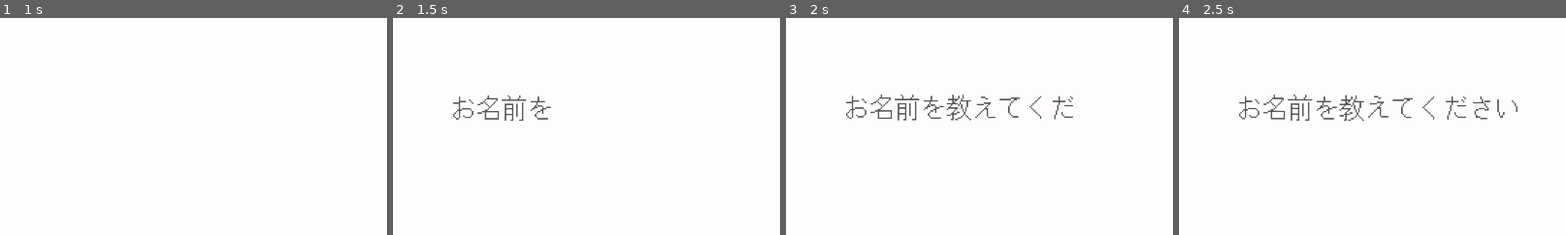
Above: before the commit, frames 1-4 (left to right).
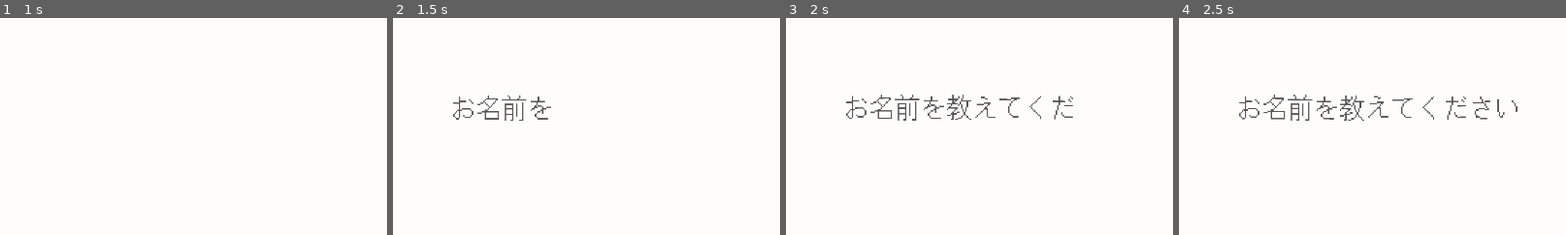
Above: after the commit, the same moments.

Repository: pvmathew/denliner
Game: Godot game, scene res://Scenes/game.tscn
The game is run twice, just before and just after one commit, with the same random seed, the same clock (stepped at 60 frames per second) and the same inputs.
Inputs (mouse positions are % of the whole screen's width and height, from its top left):
- Up to frame 1 (1 s): tap Enter at 0.5 s; move the mouse to (72, 45) at 0.52 s; click (72, 45) at 0.67 s
- Up to frame 2 (1.5 s): move the mouse to (30, 55) at 1.27 s; click (30, 55) at 1.42 s
- Up to frame 3 (2 s): no input
- Up to frame 4 (2.5 s): tap Space at 2 s; move the mouse to (60, 28) at 2.02 s; click (60, 28) at 2.17 s
The pictures show only the part of the screen within x 24-74%, y 17-67%; the shares and areas given below are measured in that part.

Frame 1 is identical in both runs. In frame 2, 0.2% of the frame differs, in the area x 15-41%, y 36-47%; in frame 3, 0.4%; in frame 4, 0.5%, in the area x 15-88%, y 35-48%.

Commit message:
Add scrolling bg to main menu

Diff:
--- a/Scenes/UI/MainMenu/main_menu.gd
+++ b/Scenes/UI/MainMenu/main_menu.gd
@@ -1,4 +1,4 @@
-extends Node2D
+extends Control
 
 const JOIN_SCENE_PATH = "res://Scenes/Join/Join.tcsn"
 
--- a/Scenes/UI/MainMenu/main_menu.tscn
+++ b/Scenes/UI/MainMenu/main_menu.tscn
@@ -1,12 +1,48 @@
-[gd_scene load_steps=3 format=3 uid="uid://ns22uoxll5vd"]
+[gd_scene load_steps=6 format=3 uid="uid://ns22uoxll5vd"]
 
 [ext_resource type="Script" path="res://Scenes/UI/MainMenu/main_menu.gd" id="1_1qi15"]
+[ext_resource type="Shader" path="res://Scenes/UI/MainMenu/scroll.gdshader" id="2_f4os3"]
+[ext_resource type="Texture2D" uid="uid://cqn51d7e4k0su" path="res://Assets/Sprites/pattern.png" id="3_wqehi"]
+
+[sub_resource type="ShaderMaterial" id="ShaderMaterial_g8r6q"]
+shader = ExtResource("2_f4os3")
+shader_parameter/speed = 0.1
 
 [sub_resource type="Theme" id="Theme_tbfaw"]
 default_font_size = 40
 
-[node name="MainMenu" type="Node2D"]
+[node name="Control" type="Control"]
+layout_mode = 3
+anchors_preset = 15
+anchor_right = 1.0
+anchor_bottom = 1.0
+grow_horizontal = 2
+grow_vertical = 2
 script = ExtResource("1_1qi15")
+
+[node name="ColorRect" type="ColorRect" parent="."]
+layout_mode = 1
+anchors_preset = 15
+anchor_right = 1.0
+anchor_bottom = 1.0
+grow_horizontal = 2
+grow_vertical = 2
+color = Color(0.72549, 0.937255, 0.992157, 1)
+
+[node name="BGPattern" type="TextureRect" parent="."]
+texture_repeat = 2
+material = SubResource("ShaderMaterial_g8r6q")
+layout_mode = 1
+anchors_preset = 15
+anchor_right = 1.0
+anchor_bottom = 1.0
+offset_right = -960.0
+offset_bottom = -540.0
+grow_horizontal = 2
+grow_vertical = 2
+scale = Vector2(2, 2)
+texture = ExtResource("3_wqehi")
+stretch_mode = 6
 
 [node name="Title" type="Label" parent="."]
 offset_left = 934.0
@@ -50,8 +86,3 @@
 offset_right = 866.0
 offset_bottom = 336.0
 text = "Name:"
-
-[connection signal="pressed" from="Host" to="." method="_on_host_pressed"]
-[connection signal="pressed" from="Join" to="." method="_on_join_pressed"]
-[connection signal="pressed" from="Close" to="." method="_on_close_pressed"]
-[connection signal="text_changed" from="NicknameInput" to="." method="_on_nickname_input_text_changed"]
--- /dev/null
+++ b/Scenes/UI/MainMenu/scroll.gdshader
@@ -0,0 +1,8 @@
+shader_type canvas_item;
+
+uniform float speed = 0.1;
+
+void vertex() {
+	UV.x += TIME * speed;
+	UV.y += TIME * speed;
+}
--- a/project.godot
+++ b/project.godot
@@ -13,6 +13,7 @@
 config/name="Denliner"
 run/main_scene="res://Scenes/game.tscn"
 config/features=PackedStringArray("4.2", "Mobile")
+boot_splash/bg_color=Color(1, 1, 1, 0.941176)
 config/icon="res://icon.svg"
 
 [autoload]
@@ -28,5 +29,6 @@
 
 [rendering]
 
+textures/canvas_textures/default_texture_filter=0
 renderer/rendering_method="mobile"
-environment/defaults/default_clear_color=Color(0.05148, 0.102451, 0.140576, 1)
+environment/defaults/default_clear_color=Color(0.133333, 0.133333, 0.133333, 0.941176)
Binary file changed: Assets/Sprites/pattern.aseprite
Binary file changed: Assets/Sprites/pattern.png
Not shown, added: Assets/Sprites/pattern.png.import
Binary file added: Assets/Sprites/pencil.aseprite
Binary file added: Assets/Sprites/pencil.png
Not shown, added: Assets/Sprites/pencil.png.import
Not shown, added: Assets/Sprites/train.png.import
